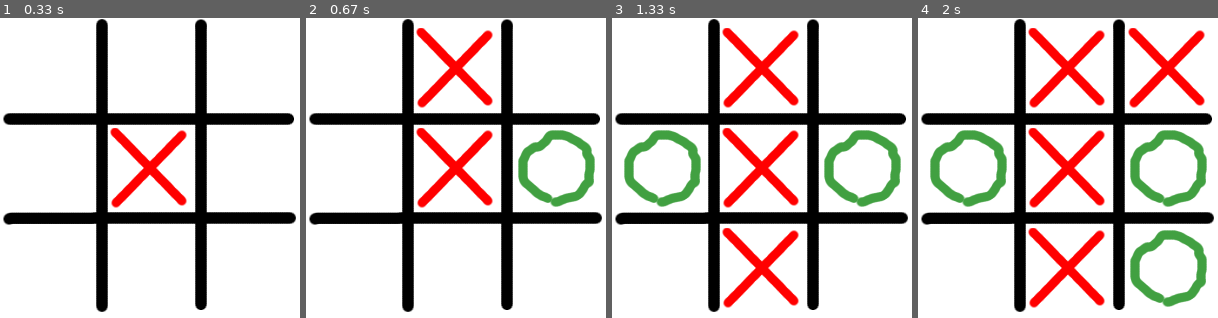
Above: before the commit, frames 1-4 (left to right).
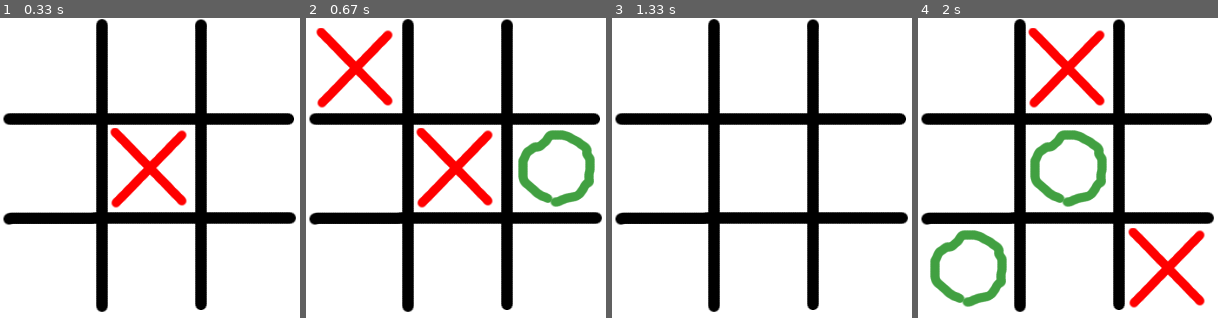
Above: after the commit, the same moments.

Repository: robertberry-zz/pygame-tictactoe
Game: pygame game, started from tictactoe.py
Same seed, same stepped clock (60 frames per second), same inputs: the game is played once before the commit and once after it. The source is Python 2; it was converted automatically to run under Python 3.
Inputs (mouse positions are in pixels of both pictures, inside the frame that each line leads up to):
- Up to frame 1 (0.33 s): no input
- Up to frame 2 (0.67 s): click (552, 159) at 0.38 s
- Up to frame 3 (1.33 s): click (690, 171) at 0.72 s; click (669, 123) at 1.05 s
- Up to frame 4 (2 s): click (1176, 273) at 1.38 s; click (1074, 66) at 1.72 s

Frame 1 is identical in both runs. In frame 2, 4.4% of the frame differs, in the area x 3-63%, y 3-30%; in frame 3, 11%; in frame 4, 20%, in the area x 4-97%, y 3-97%.

Commit message:
fixed bug with the lines on the grid - added game over screen. done but it won't win any beauty contests

Diff:
--- a/tictactoe.py
+++ b/tictactoe.py
@@ -95,12 +95,22 @@
         verticals = [[(x, y) for x in range(3)] \
                      for y in range(3)]
         diagonals = [[(i, i) for i in range(3)],
-                     [(i, 2-1) for i in range(3)]]
+                     [(i, 2-i) for i in range(3)]]
         return horizontals + verticals + diagonals
 
     def get_spaces(self):
         """Returns a list of all the spaces in the grid."""
         return [(x, y) for y in range(3) for x in range(3)]
+
+    def no_moves_left(self):
+        """Returns if there are no more available moves."""
+        return all(self.get(*coord) for coord in self.get_spaces())
+
+    def is_end_game(self):
+        """Returns whether game at end state (i.e. someone has won or the
+        players have drawn because there are no more available moves).
+        """
+        return self.no_moves_left() or self.get_winner()
 
     def get_winner(self):
         for line in self.get_lines():
@@ -120,11 +130,15 @@
 class ComputerBehaviourError(Exception): pass
 
 class Player(object):
+    """Represents a human tic tac toe player."""
     def __init__(self, grid, piece):
         self.grid = grid
         self.piece = piece
 
     def take_move(self, coords):
+        """Takes a move given mouse co-ordinates (and assuming the position in
+        the grid has not already been occupied.
+        """
         coords = self.grid.translate_coords(*coords)
         if self.grid.get(*coords) == None:
             self.grid.insert(coords[0], coords[1], self.piece())
@@ -176,8 +190,7 @@
             return mine == 1 and spaces == 2
 
         behaviours = (win_game,
-                      prevent_losing_game,
-                      attempt_winning_position)
+                      prevent_losing_game)
 
         lines = self.grid.get_lines()
 
@@ -201,40 +214,94 @@
 
         return argmax(empty_squares, score_square)
 
+def quit_on_quit_event(event):
+    if event.type == QUIT or \
+           (event.type == KEYDOWN and event.key == K_ESCAPE):
+        exit(0)
+
+def play(screen, player_piece=Nought):
+    """Plays a game!"""
+    clock = pygame.time.Clock()
+
+    cpu_piece = Nought if player_piece is Cross else Cross
+
+    grid = Grid()
+    cpu = Computer(grid, cpu_piece)
+    player = Player(grid, player_piece)
+
+    turn = Cross
+
+    while True:
+        if grid.is_end_game():
+            return grid.get_winner()
+
+        if cpu.piece == turn:
+            cpu.take_move()
+            turn = player.piece
+
+        for event in pygame.event.get():
+            quit_on_quit_event(event)
+            if event.type == MOUSEBUTTONDOWN:
+                if player.take_move(event.pos):
+                    turn = cpu.piece
+
+        grid.draw(screen)
+        pygame.display.flip()
+
+        clock.tick(MAXIMUM_FPS)
+
+# Not great that I have another game loop here - should probably set up some
+# kind of state machine to deal with different scenarios like the game over
+# screen
+def play_again(screen, state):
+    """Tells the user whether they won and asks them if they want to play
+    again.
+    """
+    font = pygame.font.Font(None, 36)
+
+    lines = ["You %s!" % state,
+             "Click to play again",
+             "(ESC to exit)"]
+
+    top = 5
+
+    for line in lines:
+        text = font.render(line, 1,
+                           (10, 10, 255))
+        textpos = text.get_rect(centerx=150, top=top)
+        screen.blit(text, textpos)
+        top += 40
+
+    pygame.display.flip()
+
+    clock = pygame.time.Clock()
+
+    while True:
+        for event in pygame.event.get():
+            quit_on_quit_event(event)
+            if event.type == MOUSEBUTTONDOWN:
+                return True
+        clock.tick(MAXIMUM_FPS)
+
 def main():
     pygame.init()
     screen = pygame.display.set_mode([300, 300])
     pygame.display.set_caption(CAPTION)
-
-    clock = pygame.time.Clock()
-    grid = Grid()
-
-    cpu = Computer(grid, Cross)
-    player = Player(grid, Nought)
-
-    turn = Cross
+    player = Nought
 
     while True:
-        winner = grid.get_winner()
-        if winner: print winner
-
-        if cpu.piece == turn:
-            cpu.take_move()
-            turn = player.piece
-
-        for event in pygame.event.get():
-            if event.type == QUIT:
-                return
-            elif event.type == KEYDOWN and event.key == K_ESCAPE:
-                return
-            elif event.type == MOUSEBUTTONDOWN:
-                print event.pos
-                if player.take_move(event.pos):
-                    turn = cpu.piece
-
-        grid.draw(screen)
-        pygame.display.flip()
-
-        clock.tick(MAXIMUM_FPS)
+        cpu = Nought if player is Cross else Cross
+        winner = play(screen, player)
+
+        if winner == player:
+            state = "won"
+        elif winner == cpu:
+            state = "lost"
+        else:
+            state = "drew"
+
+        if not play_again(screen, state):
+            return
+        player, cpu = cpu, player
 
 if __name__ == "__main__": main()
